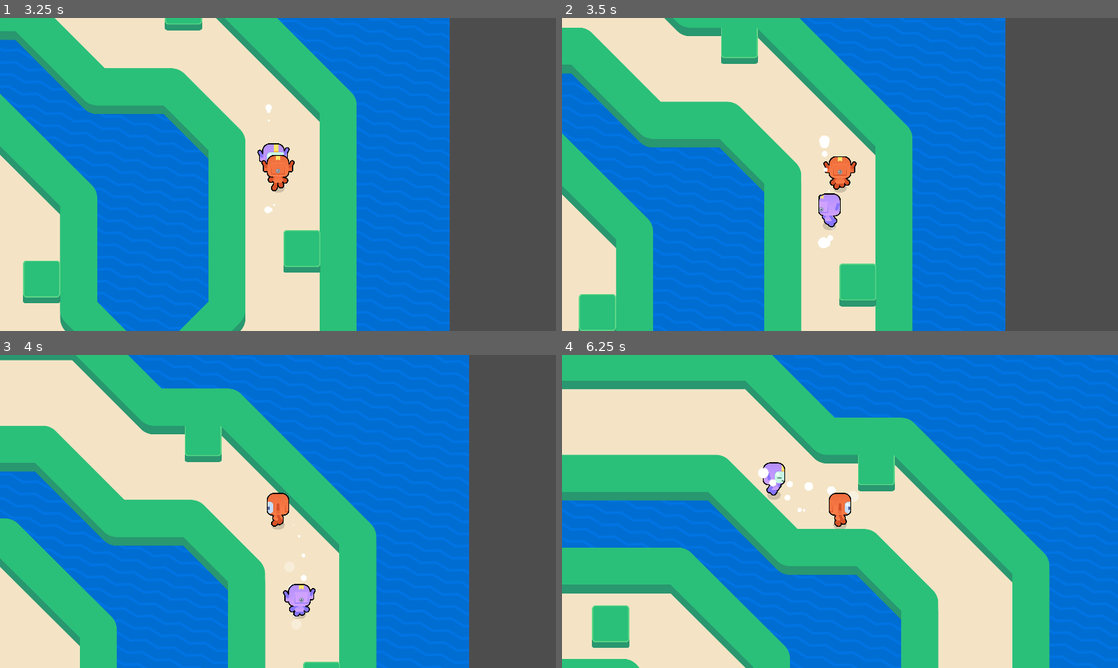
Above: before the commit, frames 1-4 (two rows, left to right).
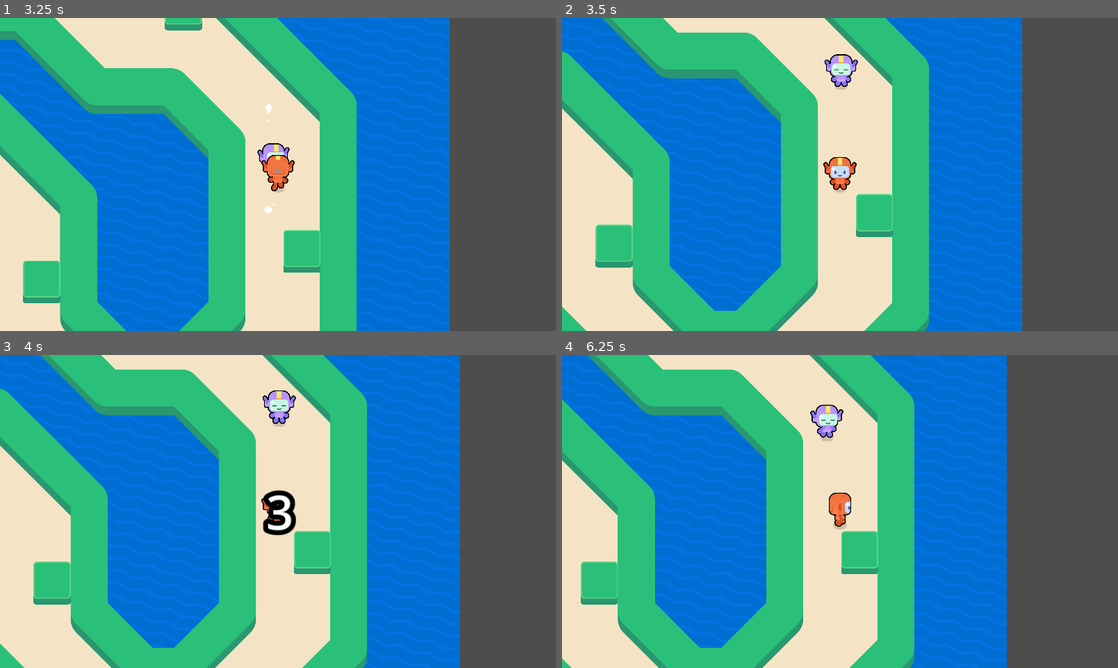
Above: after the commit, the same moments.

Repository: rxsiebearr/2d-Gamedev-Course
Game: Godot game, scene res://lessons/game.tscn
The game is run twice, just before and just after one commit, with the same random seed, the same clock (stepped at 60 frames per second) and the same inputs. The project has no main scene, so this scene is started directly.
Inputs (mouse positions are in pixels of both pictures, inside the frame that each line leads up to):
- Up to frame 1 (3.25 s): tap Enter at 0.5 s; move the mouse to (400, 158) at 0.52 s; hold Right (move_right) 0.53-1.28 s; tap Z every 0.75 s from 0.6 to 2.85 s; click (400, 158) at 0.67 s; tap Space at 0.77, 1.52, 3.02 s; move the mouse to (166, 190) at 1.27 s; hold Down (move_down) 1.28-2.03 s; move the mouse to (333, 105) at 2.02 s; hold Right (move_right) 2.03-2.78 s; move the mouse to (250, 237) at 2.77 s; hold Up (move_up) from 2.78 s (still down); click (250, 237) at 2.92 s
- Up to frame 2 (3.5 s): keep holding Up (move_up)
- Up to frame 3 (4 s): move the mouse to (444, 558) at 3.52 s; release Up (move_up) at 3.53 s; hold Left (move_left) from 3.53 s (still down); tap Z at 3.6 s; tap Space at 3.77 s
- Up to frame 4 (6.25 s): move the mouse to (673, 464) at 4.27 s; tap Z at 4.35, 5.1, 5.85 s; tap Space at 4.52, 6.02 s; move the mouse to (867, 511) at 5.02 s; release Left (move_left) at 5.03 s; hold Down (move_down) 5.03-5.78 s; click (867, 511) at 5.17 s; move the mouse to (756, 433) at 5.77 s; hold Right (move_right) from 5.78 s (still down)

Frame 1 is identical in both runs. In frame 2, 47% of the frame differs, in the area x 0-83%, y 0-100%; in frame 3, 44%; in frame 4, 77%, in the area x 0-100%, y 0-100%.

Commit message:
Fix bouncer restart

Diff:
--- a/M09.top_down_movement_workbook/lessons/bouncer.gd
+++ b/M09.top_down_movement_workbook/lessons/bouncer.gd
@@ -7,6 +7,13 @@
 @onready var _dust: GPUParticles2D = %Dust
 @onready var _runner_visual: RunnerVisual = %RunnerVisualPurple
 @onready var _raycasts: Node2D = %Raycasts
+@onready var _hit_box: Area2D = %HitBox
+
+func _ready() -> void:
+	_hit_box.body_entered.connect(func(body: Node) -> void:
+		if body is Runner:
+			get_tree().call_deferred("reload_current_scene")
+	)
 
 func _physics_process(delta: float) -> void:
 	var direction := global_position.direction_to(get_global_player_position())
--- a/M09.top_down_movement_workbook/lessons/bouncer.tscn
+++ b/M09.top_down_movement_workbook/lessons/bouncer.tscn
@@ -39,6 +39,9 @@
 
 [sub_resource type="ViewportTexture" id="ViewportTexture_tok7t"]
 viewport_path = NodePath("SubViewport")
+
+[sub_resource type="CircleShape2D" id="CircleShape2D_ggi8w"]
+radius = 29.0
 
 [node name="Bouncer" type="CharacterBody2D"]
 motion_mode = 1
@@ -85,3 +88,10 @@
 [node name="RayCast2D2" type="RayCast2D" parent="Raycasts"]
 rotation = 2.35619
 target_position = Vector2(100, 0)
+
+[node name="HitBox" type="Area2D" parent="."]
+unique_name_in_owner = true
+
+[node name="CollisionShape2D" type="CollisionShape2D" parent="HitBox"]
+position = Vector2(1, -18)
+shape = SubResource("CircleShape2D_ggi8w")
Not shown: 1 places in M09.top_down_movement_workbook/lessons/bouncer.tscn that only renumber resources
